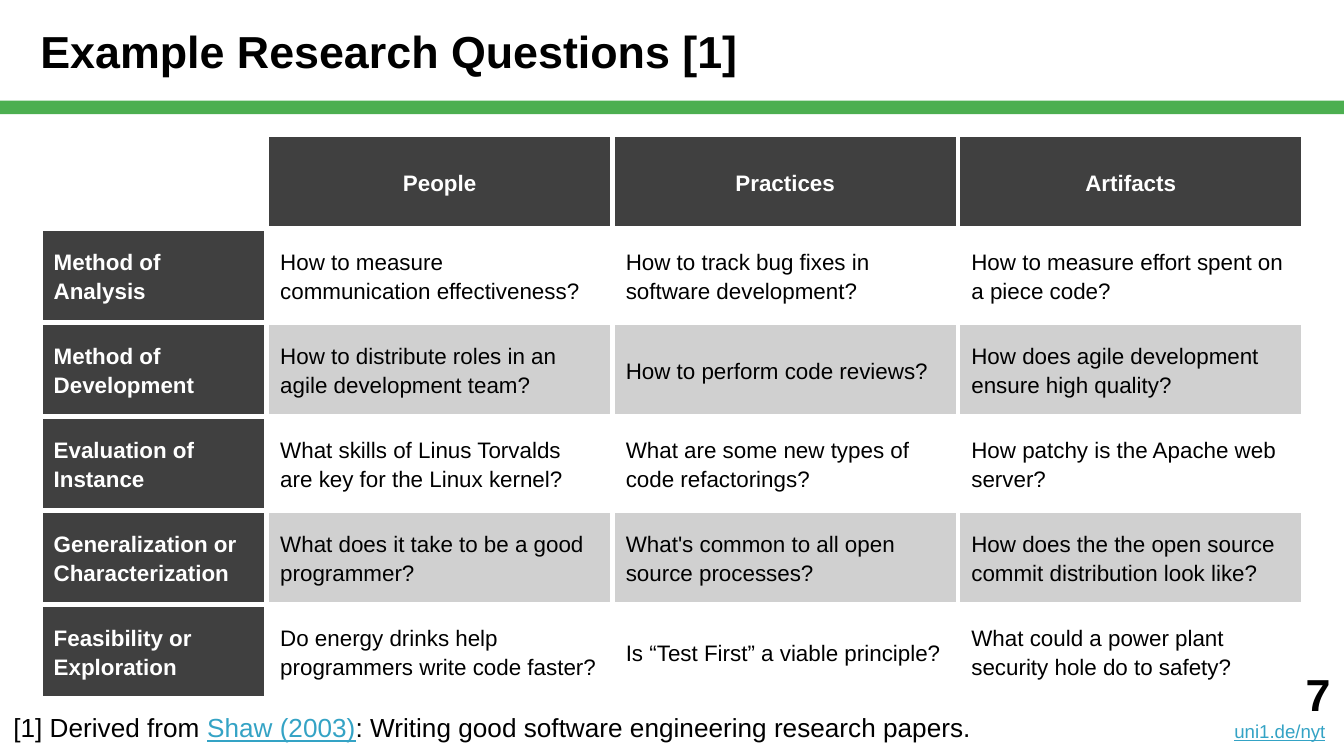
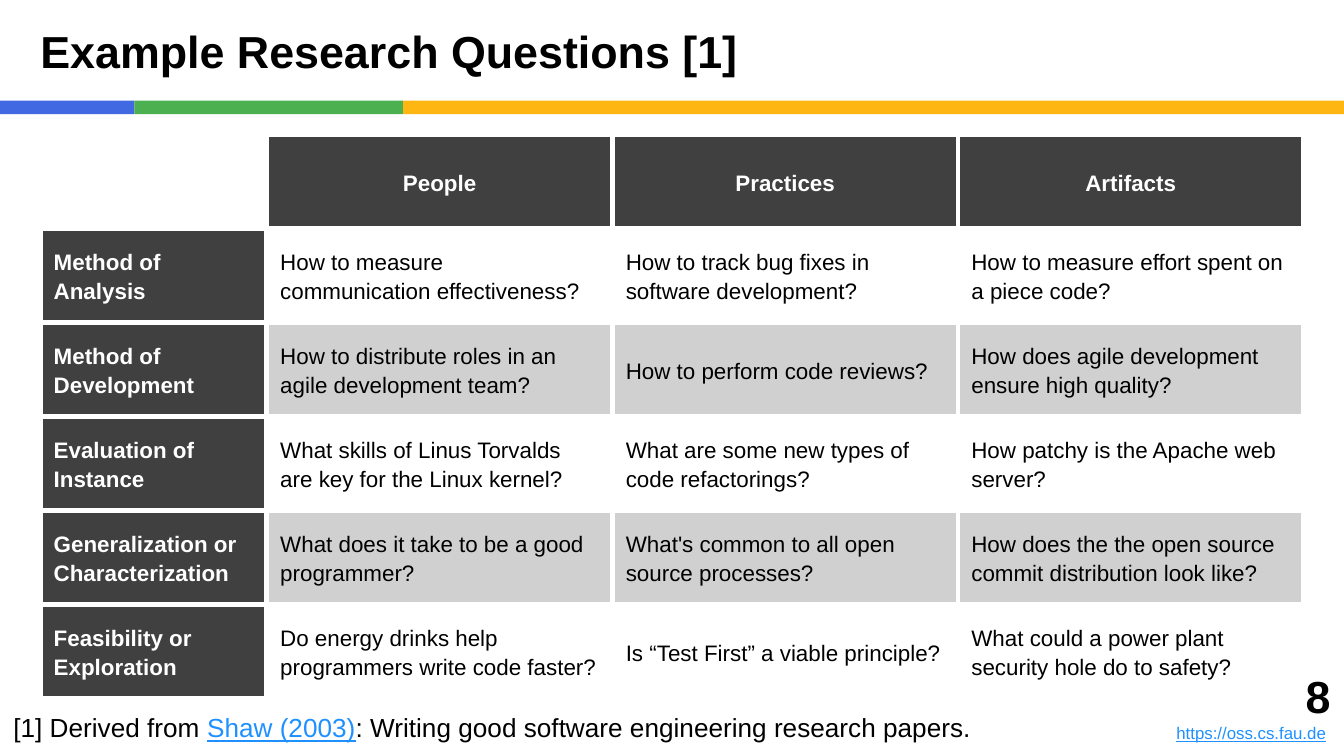
Before and after one commit to dirkriehle/nyt-course, a slide deck: slide 8 of Lecture slides/NYT B02 - Scientific Research.pptx (slide 7 before the commit). Drawn at 1344x756 pixels with LibreOffice and Linux fonts; fonts in the diff are those of the drawing. Boxes give left, top, right and bottom in pixels: in the first picture for what was removed or moved away, otherwise in the second. Text is boxed around its words. In the diff, an @@ line names an element or a change of style, - is before the commit and + after.

```diff
--- a/Lecture slides/NYT B02 - Scientific Research.pptx
+++ b/Lecture slides/NYT B02 - Scientific Research.pptx
@@ rectangle added at (0, 101, 134, 114), fill #4169E1 @@
@@ rectangle added at (134, 101, 403, 114), fill #4CAF50 @@
@@ rectangle: place and size @@
-rectangle at (0, 101, 1344, 114)
+rectangle at (403, 101, 1344, 114)
@@ rectangle at (403, 101, 1344, 114): fill #4CAF50 to #FEB612 @@
@@ text "[1] Derived from Shaw (2003): ..." at (13, 718, 970, 743): text colour #34A3C5 to #1E90FF in "Shaw (2003):" @@
@@ text added at (1176, 681, 1331, 743), 9 pt, text #1E90FF, underline @@
+8
+https://oss.cs.fau.de
@@ text removed at (1234, 680, 1331, 742) @@
-7
-uni1.de/nyt
```
Also in this commit, not shown: 44 other slides changed, 1 slide added, 1 other file.
